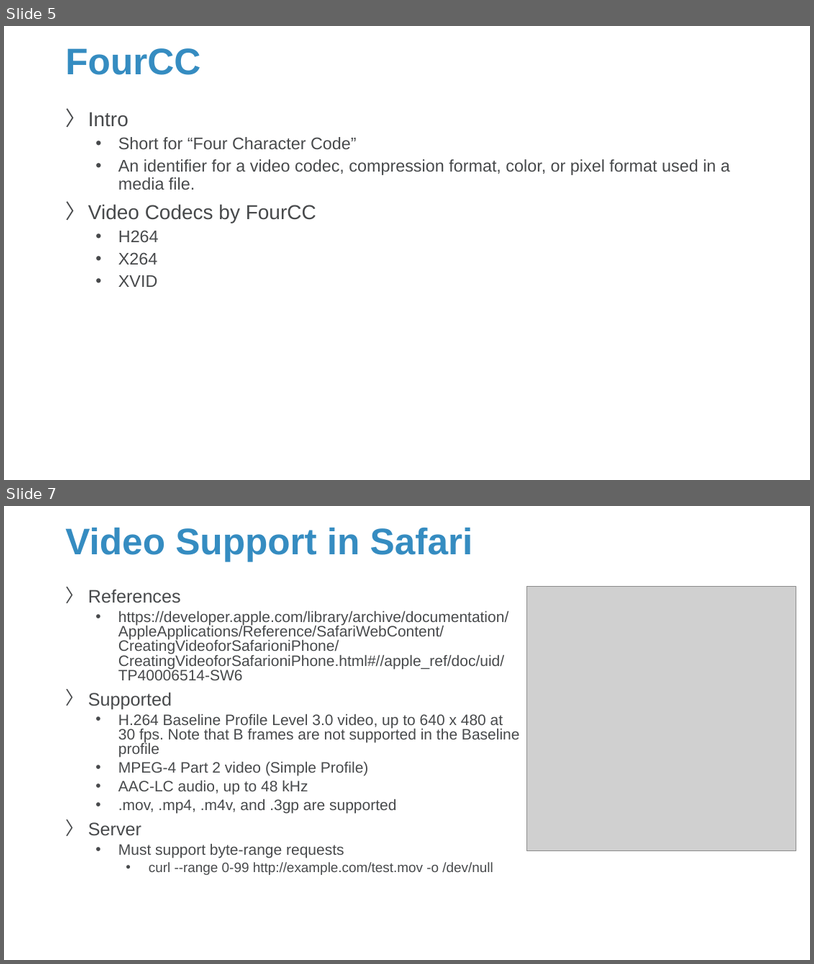
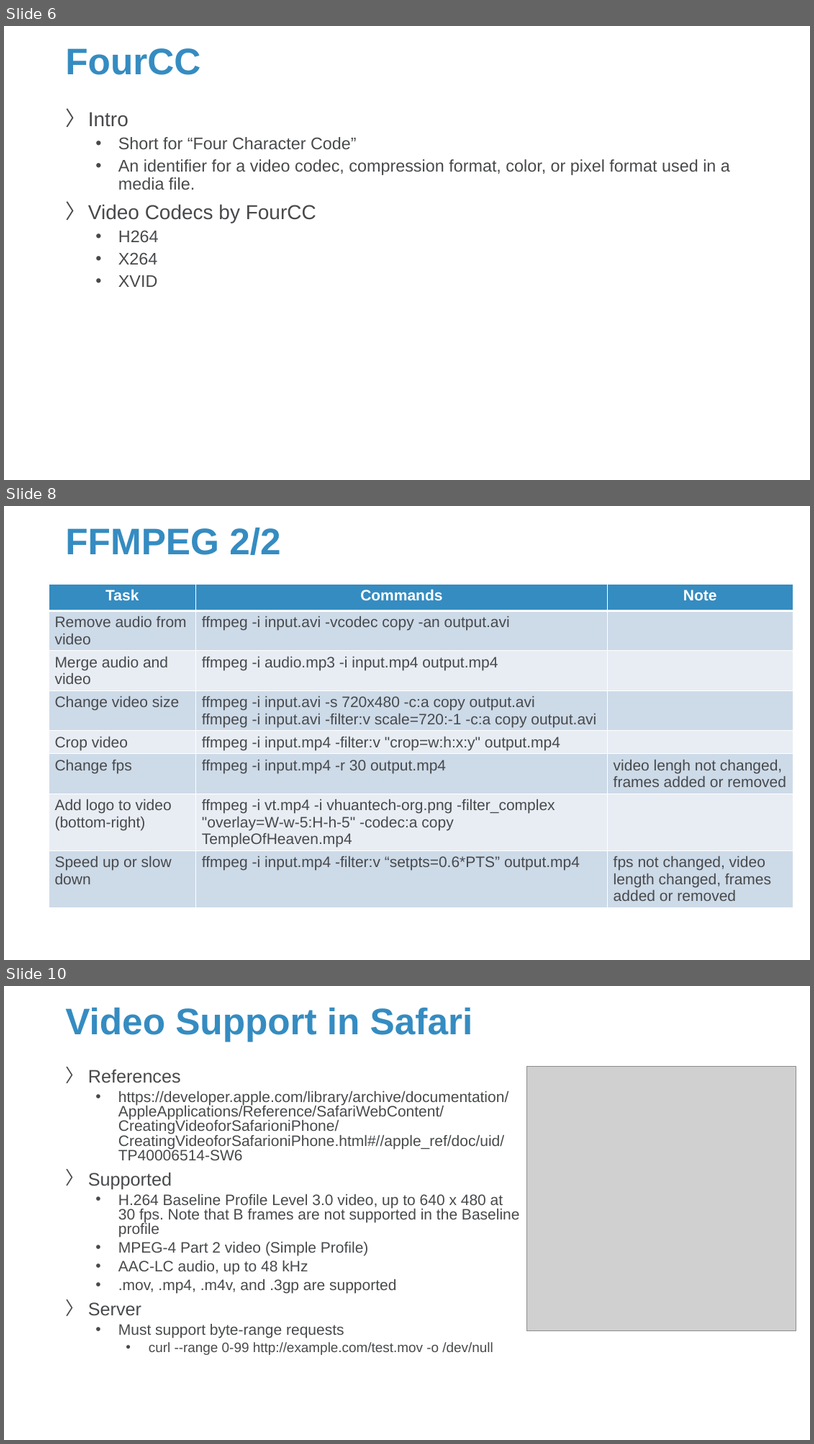
Before and after one commit to Sparks-Lu/TechNotes, a slide deck: Misc/Media-Notes.pptx. Shown one above the other, each under a label of ours: slides 5 and 7 before the commit, slides 6, 8 and 10 after it; the slides between them are not shown. The pictures are 814x964 and 814x1444 pixels, drawn with LibreOffice and Linux fonts; fonts in the diff are those of the drawing; grey boxes stand for pictures; background and template pictures are left out. Boxes give left, top, right and bottom in pixels: in the first picture for what was removed or moved away, otherwise in the second. Text is boxed around its words. In the diff, an @@ line names an element or a change of style, - is before the commit and + after.

```diff
--- a/Misc/Media-Notes.pptx
+++ b/Misc/Media-Notes.pptx
@@ slide 8 added at (x1=4, y1=506, x2=810, y2=960), background picture (left out) @@
@@ title added at (x1=65, y1=528, x2=280, y2=555), 44 pt, text #358CC1, bold @@
+FFMPEG 2/2
@@ table added at (x1=49, y1=584, x2=793, y2=952), 8 rows, 3 columns @@
+Task | Commands | Note
+Remove audio from video | ffmpeg -i input.avi -vcodec copy -an output.avi | 
+Merge audio and video | ffmpeg -i audio.mp3 -i input.mp4 output.mp4 | 
+Change video size | ffmpeg -i input.avi -s 720x480 -c:a copy output.avi / ffmpeg -i input.avi -filter:v scale=720:-1 -c:a copy output.avi | 
+Crop video | ffmpeg -i input.mp4 -filter:v "crop=w:h:x:y" output.mp4 | 
+Change fps | ffmpeg -i input.mp4 -r 30 output.mp4 | video lengh not changed, frames added or removed
+Add logo to video (bottom-right) | ffmpeg -i vt.mp4 -i vhuantech-org.png -filter_complex "overlay=W-w-5:H-h-5" -codec:a copy TempleOfHeaven.mp4 | 
+Speed up or slow down | ffmpeg -i input.mp4 -filter:v “setpts=0.6*PTS” output.mp4 | fps not changed, video length changed, frames added or removed
@@ what was slide 5 is now slide 6 @@
@@ what was slide 7 is now slide 10 @@
```
Also in this commit, not shown: 2 slides changed, 4 other slides added, 10 other files.
